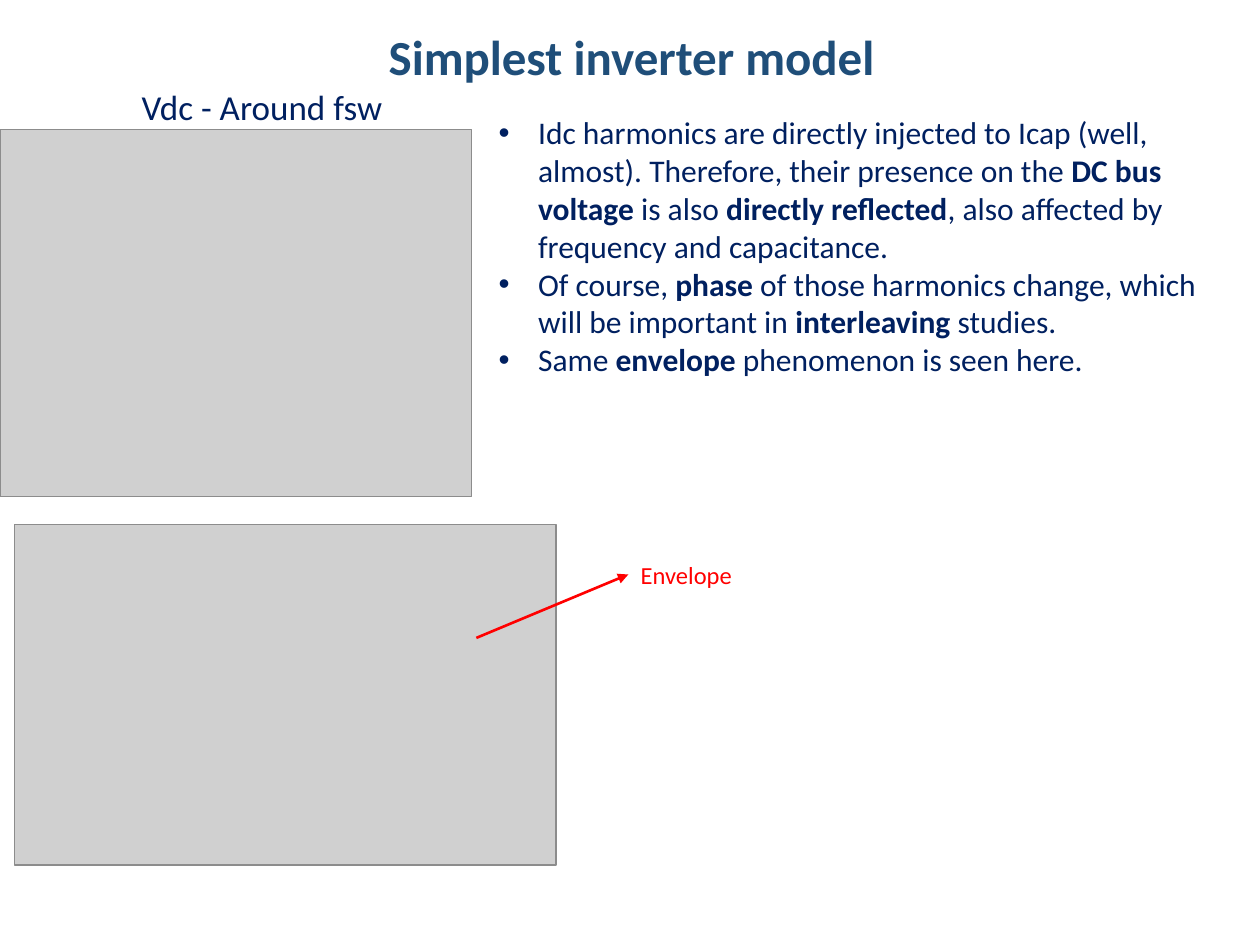
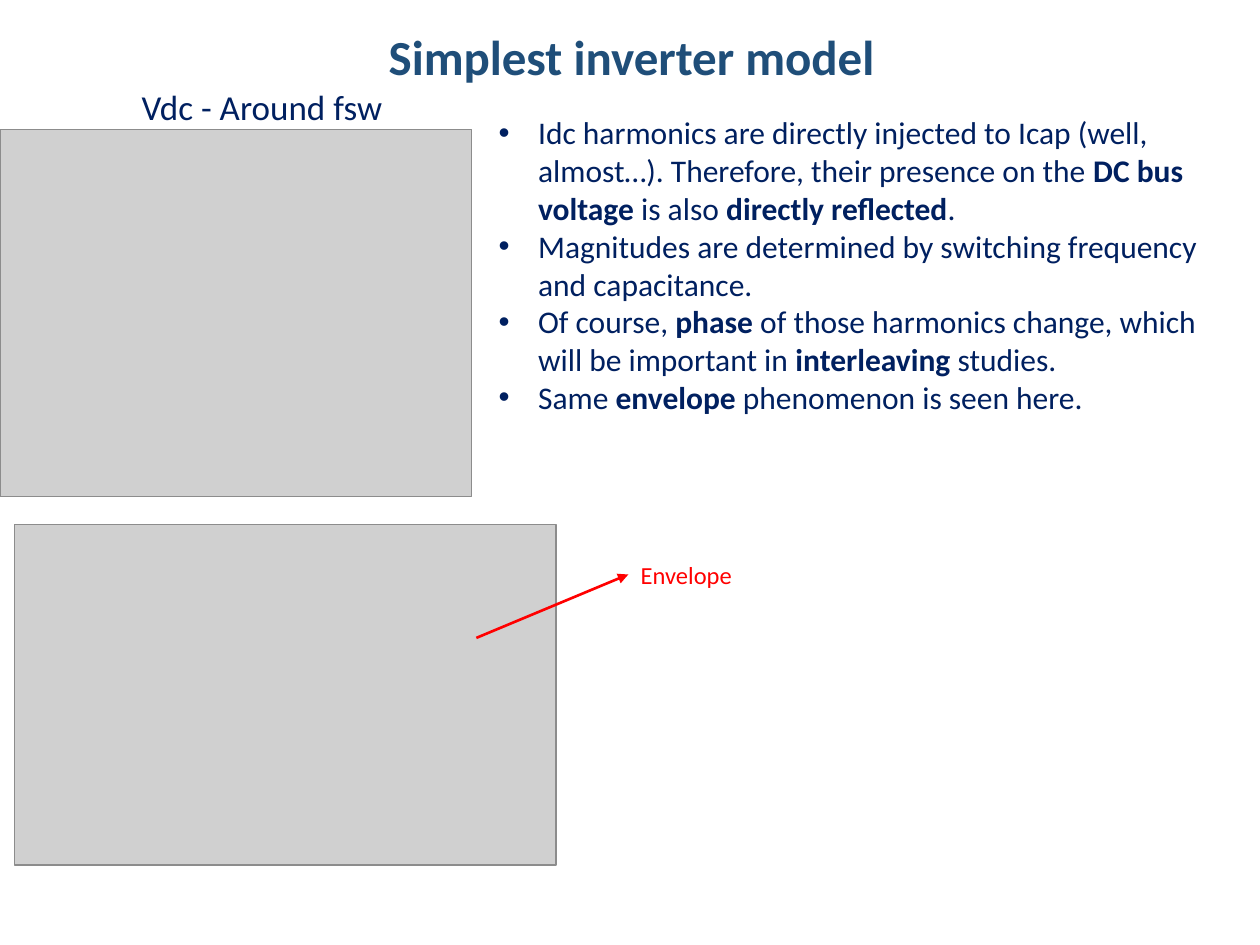
Before and after one commit to hakanpolat/IMMD, a slide deck: slide 10 of Simulation/dcbusmodelwrapup/immd_dcbusmodelwrapup.pptx. Drawn at 1260x945 pixels with LibreOffice and Linux fonts; fonts in the diff are those of the drawing; grey boxes stand for pictures. Boxes give left, top, right and bottom in pixels: in the first picture for what was removed or moved away, otherwise in the second. Text is boxed around its words. In the diff, an @@ line names an element or a change of style, - is before the commit and + after.

```diff
--- a/Simulation/dcbusmodelwrapup/immd_dcbusmodelwrapup.pptx
+++ b/Simulation/dcbusmodelwrapup/immd_dcbusmodelwrapup.pptx
@@ text at <box>538,121,1197,301</box>: text changed @@
-• Idc harmonics are directly injected to Icap (well, almost). Therefore, their presence on the DC bus voltage is also directly reflected, also affected by frequency and capacitance.
+• Idc harmonics are directly injected to Icap (well, almost…). Therefore, their presence on the DC bus voltage is also directly reflected.
+• Magnitudes are determined by switching frequency and capacitance.
```
Also in this commit, not shown: 4 other slides changed, 6 slides added, 4 other files.
